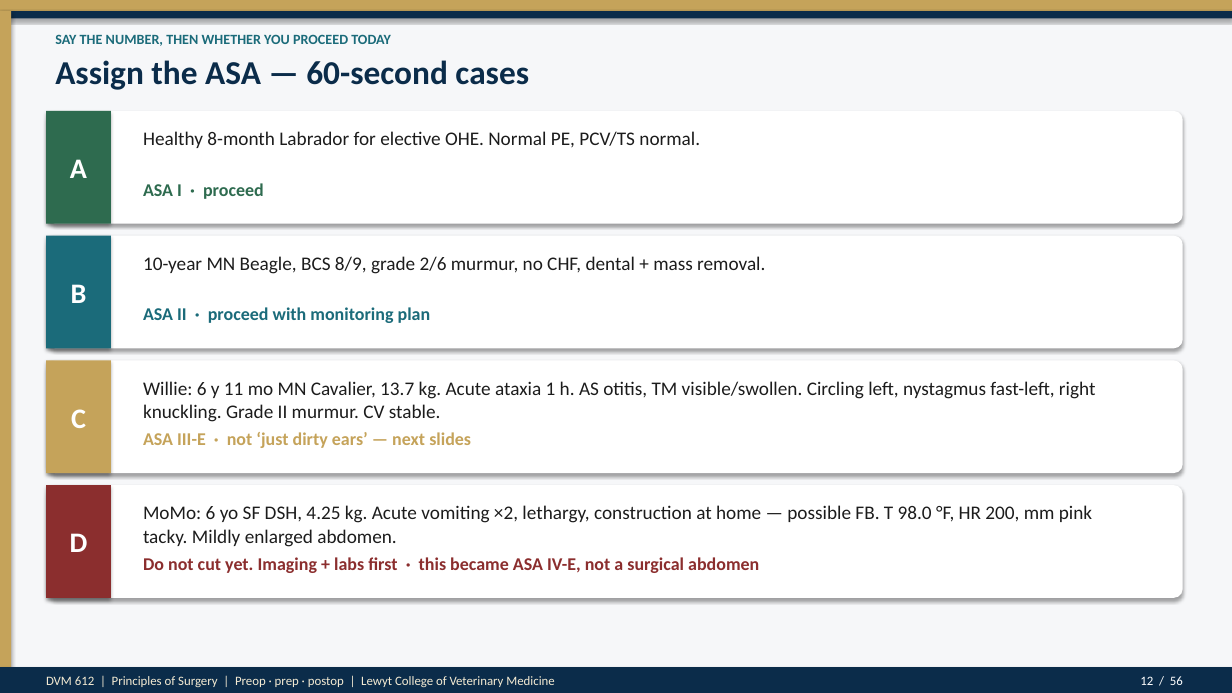
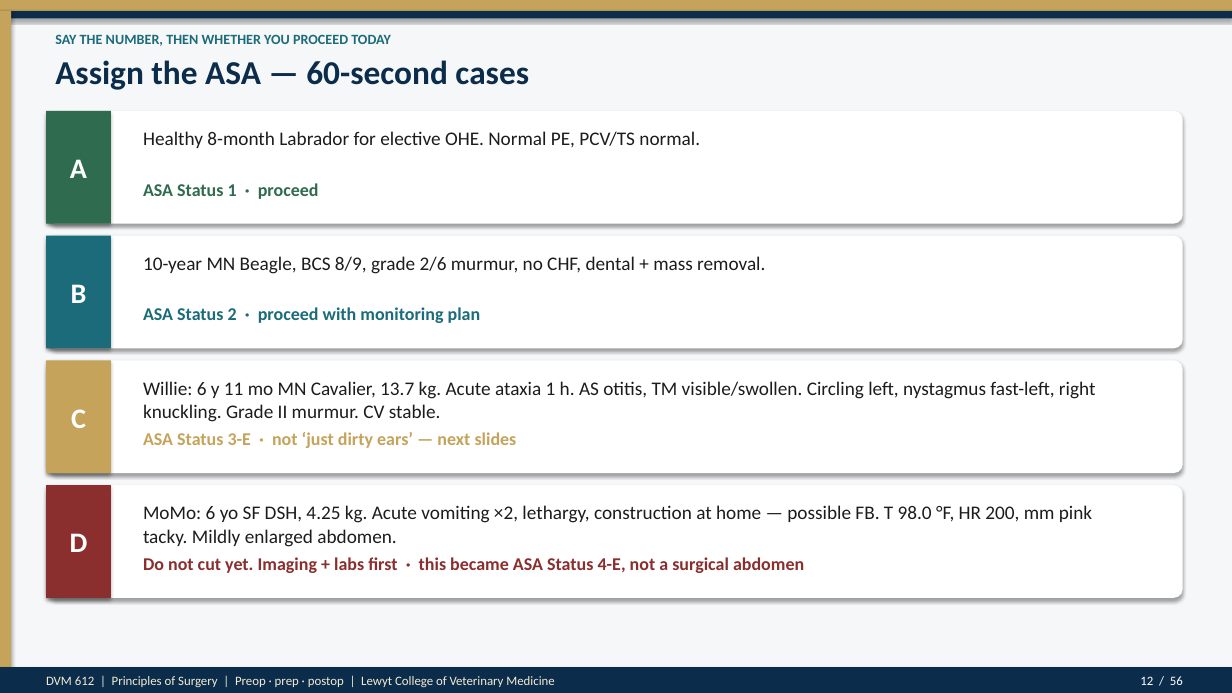
Before and after one commit to drkimvet/happycare, a slide deck: slide 12 of lectures/DVM-612_Week4_Preop_PatientPrep_Postop.pptx. Drawn at 1232x693 pixels with LibreOffice and Linux fonts; fonts in the diff are those of the drawing. Boxes give left, top, right and bottom in pixels: in the first picture for what was removed or moved away, otherwise in the second. Text is boxed around its words. In the diff, an @@ line names an element or a change of style, - is before the commit and + after.

```diff
--- a/lectures/DVM-612_Week4_Preop_PatientPrep_Postop.pptx
+++ b/lectures/DVM-612_Week4_Preop_PatientPrep_Postop.pptx
@@ text at (x1=143, y1=183, x2=319, y2=199): text changed @@
-ASA I · proceed
+ASA Status 1 · proceed
@@ text at (x1=143, y1=307, x2=481, y2=323): text changed @@
-ASA II · proceed with monitoring plan
+ASA Status 2 · proceed with monitoring plan
@@ text at (x1=143, y1=432, x2=517, y2=448): text changed @@
-ASA III-E · not ‘just dirty ears’ — next slides
+ASA Status 3-E · not ‘just dirty ears’ — next slides
@@ text at (x1=143, y1=557, x2=804, y2=573): text changed @@
-Do not cut yet. Imaging + labs first · this became ASA IV-E, not a surgical abdomen
+Do not cut yet. Imaging + labs first · this became ASA Status 4-E, not a surgical abdomen
```
Also in this commit, not shown: 1 other slide changed, 2 other files.
